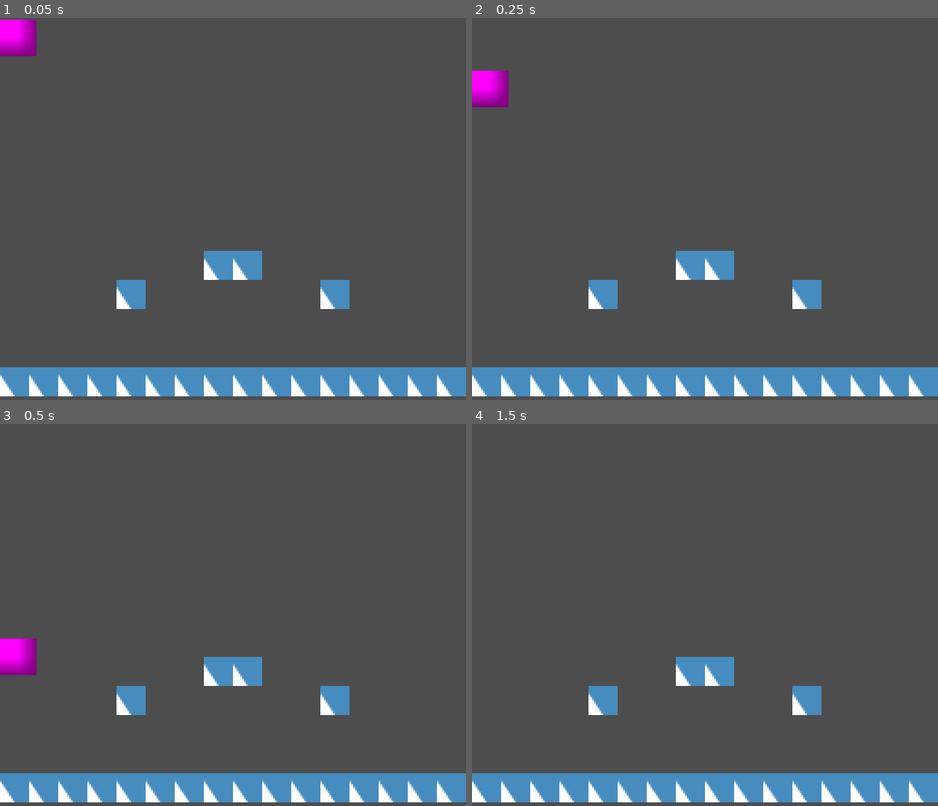
Above: before the commit, frames 1-4 (two rows, left to right).
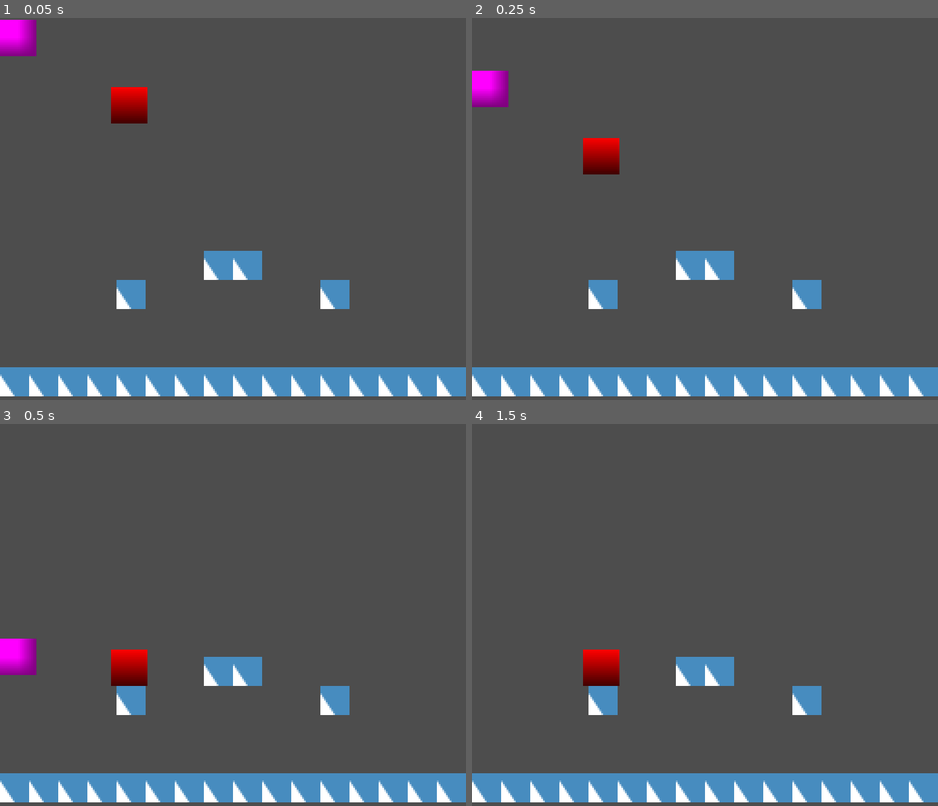
Above: after the commit, the same moments.

Repository: MrPingu07/Contrita
Game: Godot game, scene res://main.tscn
Two runs of this game, one before a commit and one after it. Both use one fixed random seed, a clock stepped at 60 frames per second and the inputs below. The engine's default icon, where the game draws it, is replaced by a stand-in: a white triangle on a blue panel in a dark square.
Inputs:
- Up to frame 1 (0.05 s): no input
- Up to frame 2 (0.25 s): no input
- Up to frame 3 (0.5 s): no input
- Up to frame 4 (1.5 s): tap Enter (ui_accept) at 0.5, 0.77 s; hold Right (ui_right) from 0.53 s (still down); tap Z (shoot) at 0.6 s; tap E (weapon_next) at 1.35 s

The runs differ from the first frame. In frame 1, 0.7% of the frame differs, in the area x 23-32%, y 18-28%; in frame 2, 0.7%; in frame 3, 0.7%; in frame 4, 0.7%.

Commit message:
Groundwork for Enemies
Implemented a placeholder enemy, states, its handlers and an idle state.

Diff:
--- /dev/null
+++ b/entities/enemies/enemy.gd
@@ -0,0 +1,67 @@
+## enemy.gd
+## Coordinador base del enemigo. Movimiento delegado a StateMachineModule.
+##
+## Árbol esperado:
+##   Enemy  (CharacterBody2D + enemy.gd)
+##   ├── CollisionShape2D
+##   ├── HealthModule        (Node    + health.gd)
+##   ├── HurtboxModule       (Area2D  + hurtbox.gd)
+##   │   └── CollisionShape2D
+##   ├── KnockbackModule     (Node    + knockback.gd)
+##   ├── StateMachineModule  (Node    + state_machine.gd)
+##   │   └── StateIdle       (Node    + state_idle.gd)
+##   └── Visuals             (Node2D)
+##       └── Sprite2D
+
+extends CharacterBody2D
+
+@onready var health_module: HealthModule       = $HealthModule
+@onready var hurtbox_module: HurtboxModule     = $HurtboxModule
+@onready var knockback_module: KnockbackModule = $KnockbackModule
+@onready var state_machine: StateMachineModule = $StateMachineModule
+@onready var visuals: Node2D                   = $Visuals
+
+var facing_direction: int = -1
+
+
+func _ready() -> void:
+	_connect_modules()
+	state_machine.init(self, "StateIdle")
+
+
+func _physics_process(delta: float) -> void:
+	if health_module.is_dead:
+		return
+
+	_apply_gravity(delta)
+	state_machine.tick(delta)
+	velocity += knockback_module.consume(delta)
+	move_and_slide()
+
+
+# --- Módulos ---
+
+func _connect_modules() -> void:
+	hurtbox_module.damage_received.connect(health_module.take_damage)
+	hurtbox_module.knockback_received.connect(knockback_module.apply)
+	health_module.died.connect(_on_died)
+
+
+# --- Movimiento ---
+
+func _apply_gravity(delta: float) -> void:
+	if not is_on_floor():
+		velocity += get_gravity() * delta
+
+
+func set_facing(direction: int) -> void:
+	if facing_direction == direction:
+		return
+	facing_direction = direction
+	visuals.scale.x = facing_direction
+
+
+# --- Callbacks ---
+
+func _on_died() -> void:
+	set_physics_process(false)
--- /dev/null
+++ b/entities/enemies/enemy.tscn
@@ -0,0 +1,51 @@
+[gd_scene format=3 uid="uid://cinunai7m11lh"]
+
+[ext_resource type="Script" uid="uid://bwx006ilgv4gw" path="res://entities/enemies/enemy.gd" id="1_5lf1o"]
+[ext_resource type="Script" uid="uid://bl40gkvn0blur" path="res://scripts/health.gd" id="1_owq46"]
+[ext_resource type="Script" uid="uid://clejboehlg8b2" path="res://scripts/knockback.gd" id="2_wqcwe"]
+[ext_resource type="Script" uid="uid://dpert7r64eqjj" path="res://scripts/hurtbox.gd" id="3_w4yt1"]
+[ext_resource type="Script" uid="uid://dwim2josdsv4q" path="res://scripts/state_machine.gd" id="4_msovg"]
+[ext_resource type="Script" uid="uid://k36ihistvoll" path="res://scripts/state_idle.gd" id="5_twyc1"]
+
+[sub_resource type="RectangleShape2D" id="RectangleShape2D_gml8b"]
+
+[sub_resource type="RectangleShape2D" id="RectangleShape2D_5lf1o"]
+
+[sub_resource type="Gradient" id="Gradient_twyc1"]
+colors = PackedColorArray(0.26, 0, 0, 1, 1, 0, 0, 1)
+
+[sub_resource type="GradientTexture2D" id="GradientTexture2D_w4yt1"]
+gradient = SubResource("Gradient_twyc1")
+fill_from = Vector2(0.5, 1)
+fill_to = Vector2(0.5, 0)
+
+[node name="Enemy" type="CharacterBody2D" unique_id=106410407]
+script = ExtResource("1_5lf1o")
+
+[node name="CollisionShape2D" type="CollisionShape2D" parent="." unique_id=866140842]
+shape = SubResource("RectangleShape2D_gml8b")
+
+[node name="HealthModule" type="Node" parent="." unique_id=351995480]
+script = ExtResource("1_owq46")
+
+[node name="HurtboxModule" type="Area2D" parent="." unique_id=1259365751]
+script = ExtResource("3_w4yt1")
+
+[node name="CollisionShape2D" type="CollisionShape2D" parent="HurtboxModule" unique_id=986608190]
+shape = SubResource("RectangleShape2D_5lf1o")
+
+[node name="KnockbackModule" type="Node" parent="." unique_id=116231585]
+script = ExtResource("2_wqcwe")
+
+[node name="StateMachineModule" type="Node" parent="." unique_id=934216810]
+script = ExtResource("4_msovg")
+
+[node name="StateIdle" type="Node" parent="StateMachineModule" unique_id=1535469687]
+script = ExtResource("5_twyc1")
+
+[node name="Visuals" type="Node2D" parent="." unique_id=24996174]
+
+[node name="Sprite2D" type="Sprite2D" parent="Visuals" unique_id=519170068]
+position = Vector2(9.536743e-07, -9.536743e-07)
+scale = Vector2(0.31249997, 0.31249997)
+texture = SubResource("GradientTexture2D_w4yt1")
--- a/level_1.tscn
+++ b/level_1.tscn
@@ -2,6 +2,7 @@
 
 [ext_resource type="PackedScene" uid="uid://bwcm1uuwwl8x3" path="res://entities/player/player.tscn" id="1_3hls8"]
 [ext_resource type="Texture2D" uid="uid://ucvteaixlpcx" path="res://icon.svg" id="2_hbghi"]
+[ext_resource type="PackedScene" uid="uid://cinunai7m11lh" path="res://entities/enemies/enemy.tscn" id="2_hn12h"]
 
 [sub_resource type="TileSetAtlasSource" id="TileSetAtlasSource_hn12h"]
 texture = ExtResource("2_hbghi")
@@ -81,6 +82,11 @@
 [node name="Player" parent="." unique_id=103653394 instance=ExtResource("1_3hls8")]
 position = Vector2(10, 10)
 
+[node name="Enemy" parent="." unique_id=106410407 instance=ExtResource("2_hn12h")]
+position = Vector2(71, 47)
+collision_layer = 4
+collision_mask = 3
+
 [node name="TileMapLayer" type="TileMapLayer" parent="." unique_id=23098815]
 tile_map_data = PackedByteArray("AAAAAAwAAAAEAAIAAAABAAwAAAAEAAIAAAACAAwAAAAEAAIAAAADAAwAAAAEAAIAAAAEAAwAAAAEAAIAAAAFAA …(240 unchanged characters)…
 tile_set = SubResource("TileSet_ihfcg")
--- a/scripts/knockback.gd
+++ b/scripts/knockback.gd
@@ -6,7 +6,7 @@
 ##   hurtbox_module.knockback_received.connect(knockback_module.apply)
 ##
 ## Uso desde el coordinador en _physics_process:
-##   velocity += knockback_module.consume()
+##   velocity += knockback_module.consume(delta)
 ##
 ## Árbol esperado:
 ##   (cualquier CharacterBody2D)
@@ -23,7 +23,9 @@
 ## Emitida cuando el impulso decae por debajo del umbral y se cancela.
 signal knockback_finished
 
-## Qué fracción de la velocidad se conserva cada frame (0 = para inmediato, 1 = no decae).
+## Qué fracción de la velocidad se conserva después de 1 segundo completo.
+## Frame-rate independent via pow(friction, delta).
+## 0.0 = para inmediato, 1.0 = no decae nunca.
 @export var friction: float = 0.2
 
 ## Por debajo de esta magnitud el impulso se cancela.
@@ -40,8 +42,6 @@
 
 ## Llama esto desde _physics_process del coordinador y suma el resultado a velocity.
 ## Retorna Vector2.ZERO cuando no hay impulso activo.
-## friction usa pow(friction, delta) para ser frame-rate independent.
-## Un friction de 0.2 significa que queda el 20% del impulso después de 1 segundo.
 func consume(delta: float) -> Vector2:
 	if _impulse.is_zero_approx():
 		return Vector2.ZERO
--- /dev/null
+++ b/scripts/state.gd
@@ -0,0 +1,37 @@
+## state.gd
+## Clase base para todos los estados. Extiende con un script por estado.
+##
+## Contrato:
+##   enter(actor)  -> llamado al activar el estado. Recibe referencia al coordinador.
+##   exit()        -> llamado al desactivar el estado.
+##   tick(delta)   -> llamado cada _physics_process mientras el estado está activo.
+##
+## Para transicionar desde dentro de un estado:
+##   state_machine.transition_to("NombreDelEstado")
+##
+## Árbol esperado:
+##   StateMachineModule  (Node + state_machine.gd)
+##   ├── StateIdle       (Node + state_idle.gd)
+##   ├── StateChase      (Node + state_chase.gd)
+##   └── StateAttack     (Node + state_attack.gd)
+
+class_name State
+extends Node
+
+## Referencia al StateMachineModule padre. Asignada automáticamente por el módulo.
+var state_machine: Node = null
+
+
+## Llamado al entrar al estado. actor es el nodo coordinador.
+func enter(_actor: Node) -> void:
+	pass
+
+
+## Llamado al salir del estado.
+func exit() -> void:
+	pass
+
+
+## Llamado cada physics frame mientras el estado está activo.
+func tick(_delta: float) -> void:
+	pass
--- /dev/null
+++ b/scripts/state_idle.gd
@@ -0,0 +1,26 @@
+## state_idle.gd
+## Estado de ejemplo: el enemigo está quieto esperando detectar al jugador.
+## Sustituye la lógica de tick() con la tuya.
+##
+## Para transicionar a otro estado:
+##   state_machine.transition_to("StateChase")
+
+extends State
+
+var _owner: CharacterBody2D = null
+
+
+func enter(actor: Node) -> void:
+	_owner = actor as CharacterBody2D
+	# Detener movimiento al entrar en idle.
+	_owner.velocity.x = 0.0
+
+
+func exit() -> void:
+	_owner = null
+
+
+func tick(_delta: float) -> void:
+	# Sustituir con condición real: detección de jugador, timer, etc.
+	# Ejemplo: transicionar a Chase cuando DetectionModule emita target_acquired.
+	pass
--- /dev/null
+++ b/scripts/state_machine.gd
@@ -0,0 +1,80 @@
+## state_machine.gd
+## Módulo orquestador de estados. Drag and drop como nodo hijo.
+## Los estados son nodos hijos directos de este nodo.
+## Owner-agnostic: el owner se pasa al estado activo en cada transición.
+##
+## Uso desde el coordinador en _ready:
+##   state_machine.init(self, "StateIdle")
+##
+## Uso desde el coordinador en _physics_process:
+##   state_machine.tick(delta)
+##
+## Uso desde cualquier estado para transicionar:
+##   state_machine.transition_to("StateChase")
+##
+## Árbol esperado:
+##   (cualquier CharacterBody2D)
+##   └── StateMachineModule  (Node + state_machine.gd)
+##       ├── StateIdle       (Node + state_idle.gd)
+##       └── StateChase      (Node + state_chase.gd)
+
+class_name StateMachineModule
+extends Node
+
+## Emitida cuando el estado activo cambia.
+signal state_changed(from: String, to: String)
+
+var current_state: State = null
+
+## Referencia al owner inyectada en init(). Se reenvía a cada estado en enter().
+var _owner_node: Node = null
+
+## Mapa nombre -> nodo estado construido en init().
+var _states: Dictionary = {}
+
+
+## Inicializa el módulo. Llamar desde _ready del coordinador.
+## owner_node: el CharacterBody2D u otro nodo coordinador.
+## initial_state: nombre exacto del nodo estado inicial (ej. "StateIdle").
+func init(owner_node: Node, initial_state: String) -> void:
+	_owner_node = owner_node
+
+	for child in get_children():
+		if child is State:
+			child.state_machine = self
+			_states[child.name] = child
+
+	if _states.is_empty():
+		push_warning("StateMachineModule: no se encontraron estados hijos.")
+		return
+
+	transition_to(initial_state)
+
+
+## Delega el tick al estado activo. Llamar desde _physics_process del coordinador.
+func tick(delta: float) -> void:
+	if current_state:
+		current_state.tick(delta)
+
+
+## Transiciona al estado con el nombre dado.
+## Llama exit() en el estado actual y enter(owner) en el nuevo.
+func transition_to(state_name: String) -> void:
+	if not _states.has(state_name):
+		push_warning("StateMachineModule: estado '%s' no encontrado." % state_name)
+		return
+
+	var next_state: State = _states[state_name] as State
+
+	if next_state == current_state:
+		return
+
+	var previous_name: String = str(current_state.name) if current_state else ""
+
+	if current_state:
+		current_state.exit()
+
+	current_state = next_state
+	current_state.enter(_owner_node)
+
+	state_changed.emit(previous_name, current_state.name)
Not shown, added: entities/enemies/enemy.gd.uid
Not shown, added: scripts/state.gd.uid
Not shown, added: scripts/state_idle.gd.uid
Not shown, added: scripts/state_machine.gd.uid
Not shown, changed: README.md
